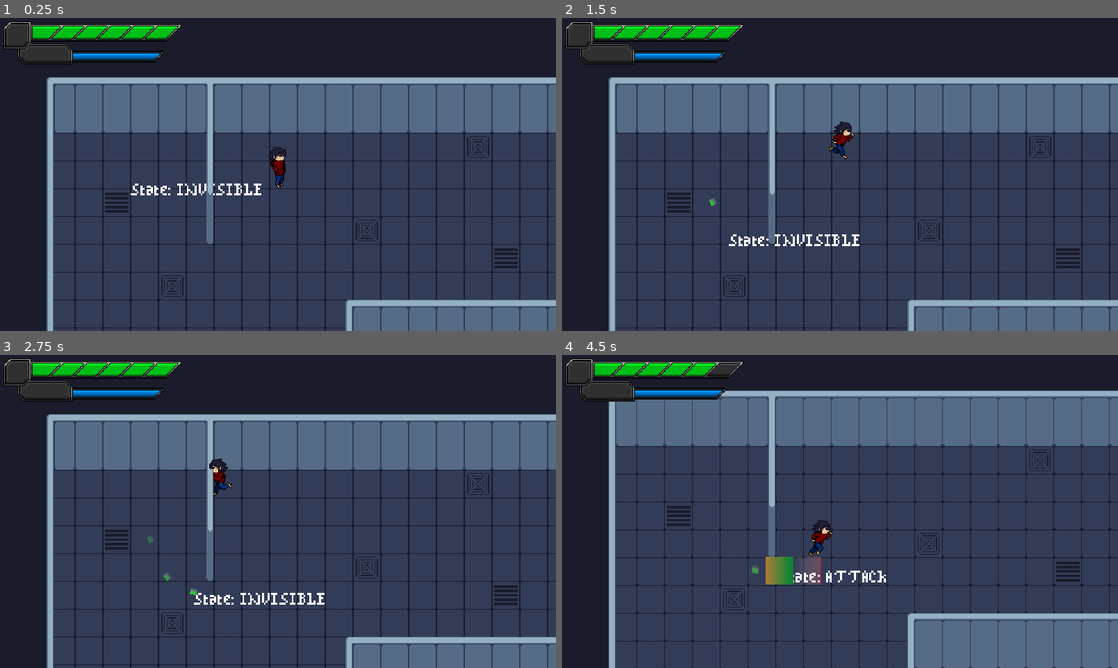
Above: before the commit, frames 1-4 (two rows, left to right).
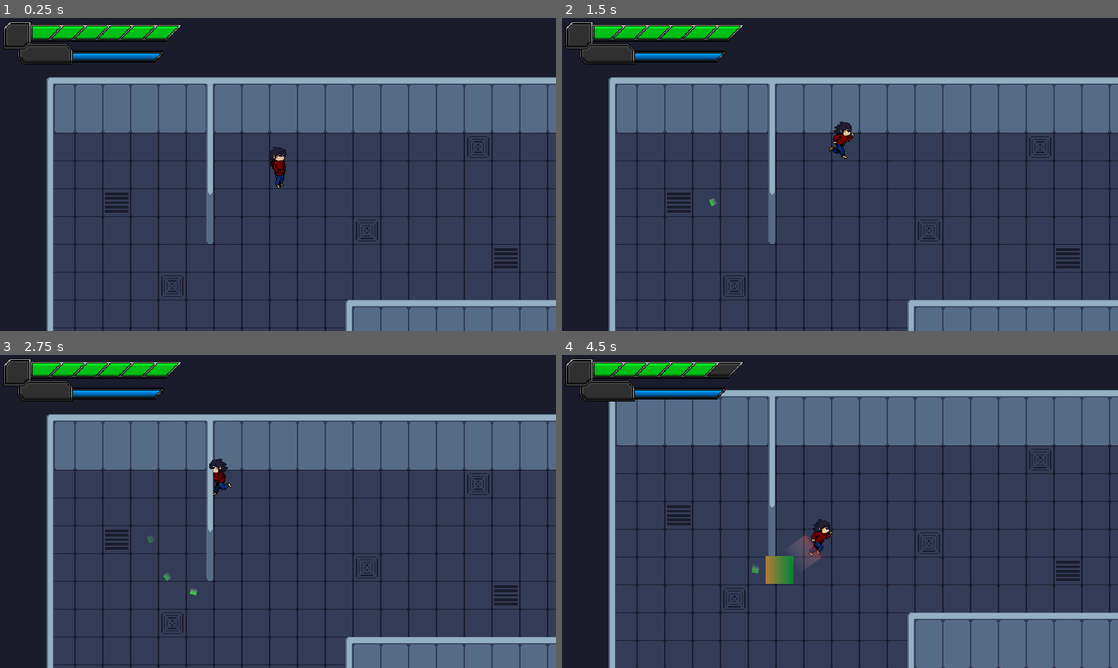
Above: after the commit, the same moments.

Repository: DarrylBD99/Game-Off-2023
Game: Godot game, scene res://Scenes/Levels/LevelTest.tscn
Two runs of this game, one before a commit and one after it. Both use one fixed random seed, a clock stepped at 60 frames per second and the inputs below.
Inputs (mouse positions are in pixels of both pictures, inside the frame that each line leads up to):
- Up to frame 1 (0.25 s): no input
- Up to frame 2 (1.5 s): move the mouse to (812, 237) at 0.52 s; hold Q (player_ability) 0.53-1.28 s; hold W (player_up) from 0.53 s (still down); move the mouse to (1006, 221) at 1.27 s; click (1006, 221) at 1.35 s
- Up to frame 3 (2.75 s): move the mouse to (111, 464) at 2.02 s; release W (player_up) at 2.03 s; hold A (player_left) from 2.03 s (still down); hold Q (player_ability) from 2.03 s (still down)
- Up to frame 4 (4.5 s): move the mouse to (867, 511) at 2.77 s; release Q (player_ability) at 2.78 s; click (867, 511) at 2.85 s; move the mouse to (756, 433) at 3.52 s; release A (player_left) at 3.53 s; hold S (player_down) 3.53-4.28 s; hold Q (player_ability) 3.53-4.28 s; move the mouse to (962, 495) at 4.27 s; hold D (player_right) from 4.28 s (still down); click (962, 495) at 4.35 s

The runs differ from the first frame. In frame 1, 0.3% of the frame differs, in the area x 23-47%, y 52-57%; in frame 2, 0.3%; in frame 3, 0.3%; in frame 4, 6.4%, in the area x 8-100%, y 11-100%.

Commit message:
Update silent.tscn

Diff:
--- a/Scenes/Objects/Entity/silent.tscn
+++ b/Scenes/Objects/Entity/silent.tscn
@@ -212,6 +212,7 @@
 shape = SubResource("RectangleShape2D_glblf")
 
 [node name="StateLabel" type="Label" parent="." node_paths=PackedStringArray("state_manager")]
+visible = false
 offset_right = 40.0
 offset_bottom = 23.0
 script = ExtResource("6_b7qgl")
@@ -239,7 +240,7 @@
 script = ExtResource("10_b2wfm")
 next_state = NodePath("../BASE")
 animationPlayer = NodePath("../../AnimationPlayer")
-melee_attack_node = NodePath("../../Hitbox")
+melee_attack_node = NodePath("../../MeleeAttack")
 
 [node name="INVISIBLE" type="Node" parent="Action Manager" node_paths=PackedStringArray("attack", "base", "visuals")]
 script = ExtResource("9_j1paj")
